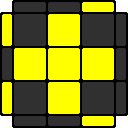
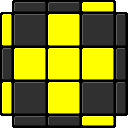
Comparing the layer stacks of the two 128×128 images. Changes:
painted on "color" over [2, 2, 126, 126]
